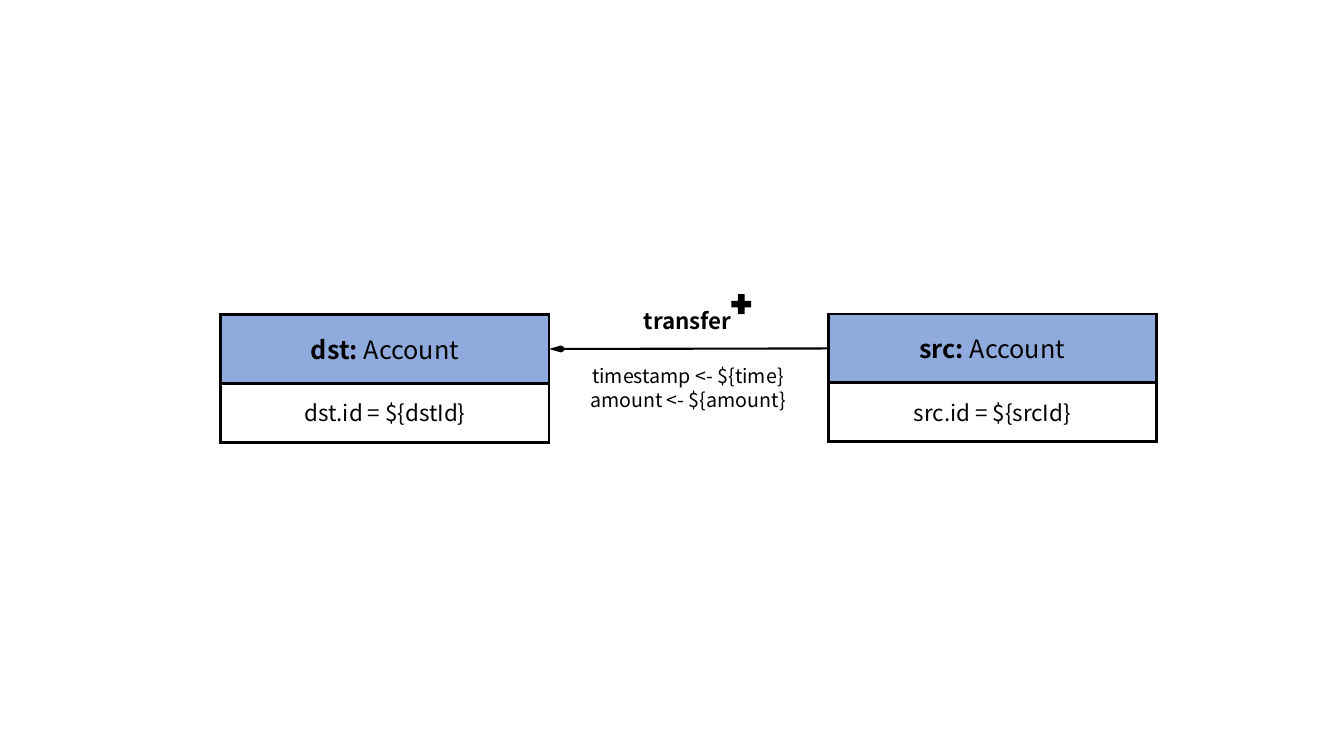
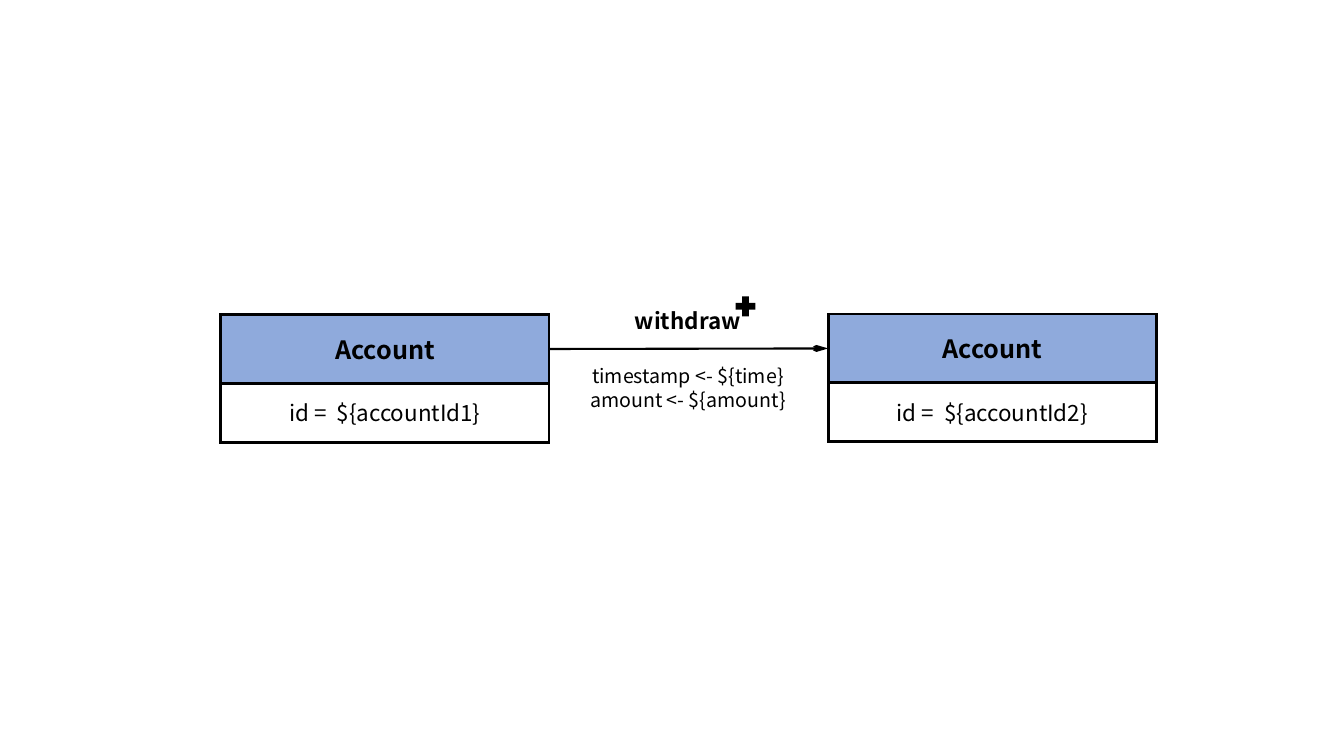
Before and after one commit to ldbc/ldbc_finbench_docs, a slide deck: slide 13 of patterns/transaction-write.pptx (slide 3 before the commit). Drawn at 1344x756 pixels with LibreOffice and Linux fonts; fonts in the diff are those of the drawing. Boxes give left, top, right and bottom in pixels: in the first picture for what was removed or moved away, otherwise in the second. Text is boxed around its words. In the diff, an @@ line names an element or a change of style, - is before the commit and + after.

```diff
--- a/patterns/transaction-write.pptx
+++ b/patterns/transaction-write.pptx
@@ plus moved from (x1=732, y1=294, x2=752, y2=315) to (x1=736, y1=296, x2=756, y2=317) @@
@@ text at (x1=635, y1=306, x2=741, y2=330): text changed @@
-transfer
+withdraw
@@ text in rectangle at (x1=335, y1=340, x2=435, y2=360): text changed; bold on @@
-dst: Account
+Account
@@ arrow moved from (549, 349) - (829, 349) to (829, 349) - (549, 349) @@
@@ text in rectangle at (x1=942, y1=339, x2=1042, y2=359): text changed; bold on @@
-src: Account
+Account
@@ text in rectangle at (x1=289, y1=402, x2=481, y2=425): text changed @@
-dst.id = ${dstId}
+id = ${accountId1}
@@ text in rectangle at (x1=897, y1=402, x2=1088, y2=425): text changed @@
-src.id = ${srcId}
+id = ${accountId2}
```
Also in this commit, not shown: 11 other slides changed, 5 slides added, 1 slide removed, 17 other files.
